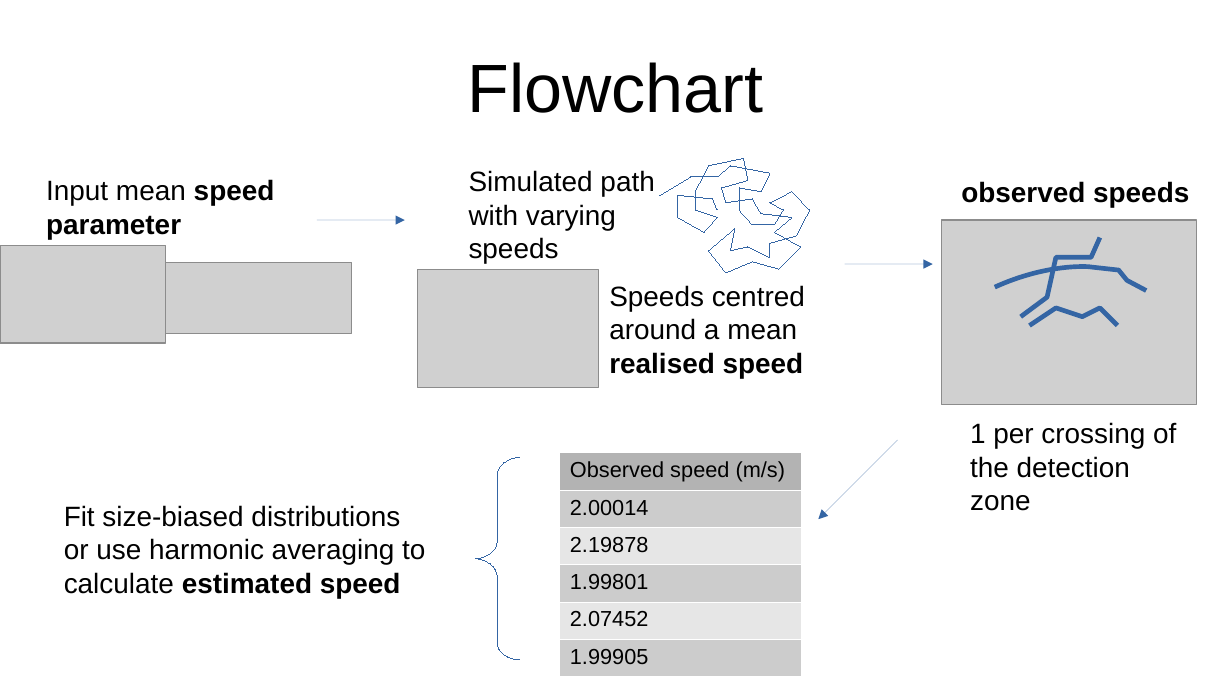
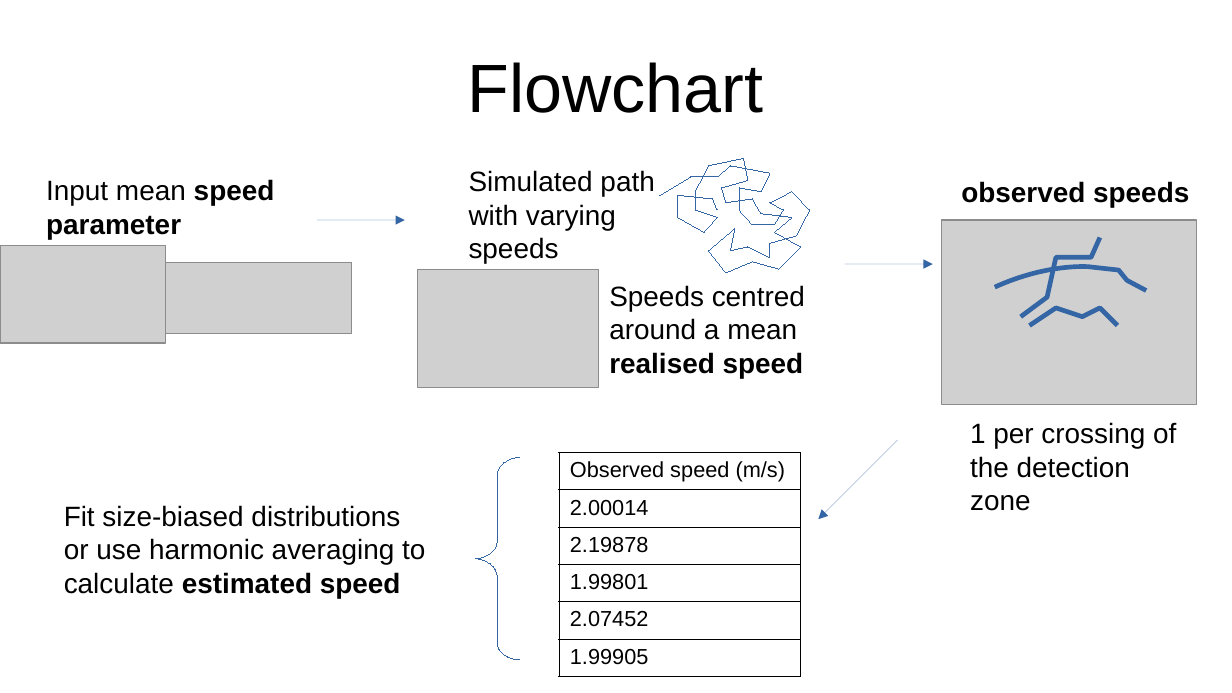
Before and after one commit to lizziebru/CamtrapSimulation, a slide deck: slide 8 of writeup/Camtrapsim_pres.odp (slide 6 before the commit). Drawn at 1232x693 pixels with LibreOffice and Linux fonts; fonts in the diff are those of the drawing; grey boxes stand for pictures. Boxes give left, top, right and bottom in pixels: in the first picture for what was removed or moved away, otherwise in the second. Text is boxed around its words. In the diff, an @@ line names an element or a change of style, - is before the commit and + after.

```diff
--- a/writeup/Camtrapsim_pres.odp
+++ b/writeup/Camtrapsim_pres.odp
@@ table at (x1=559, y1=453, x2=800, y2=669) @@
@@ fill #B3B3B3 to none in row 1, column 1 @@
@@ fill #CCCCCC to none in 3 cells @@
@@ fill #E6E6E6 to none in 2 cells @@
@@ borders changed @@
```
Also in this commit, not shown: 1 other slide changed, 2 slides added, 1 slide removed, 6 other files.
